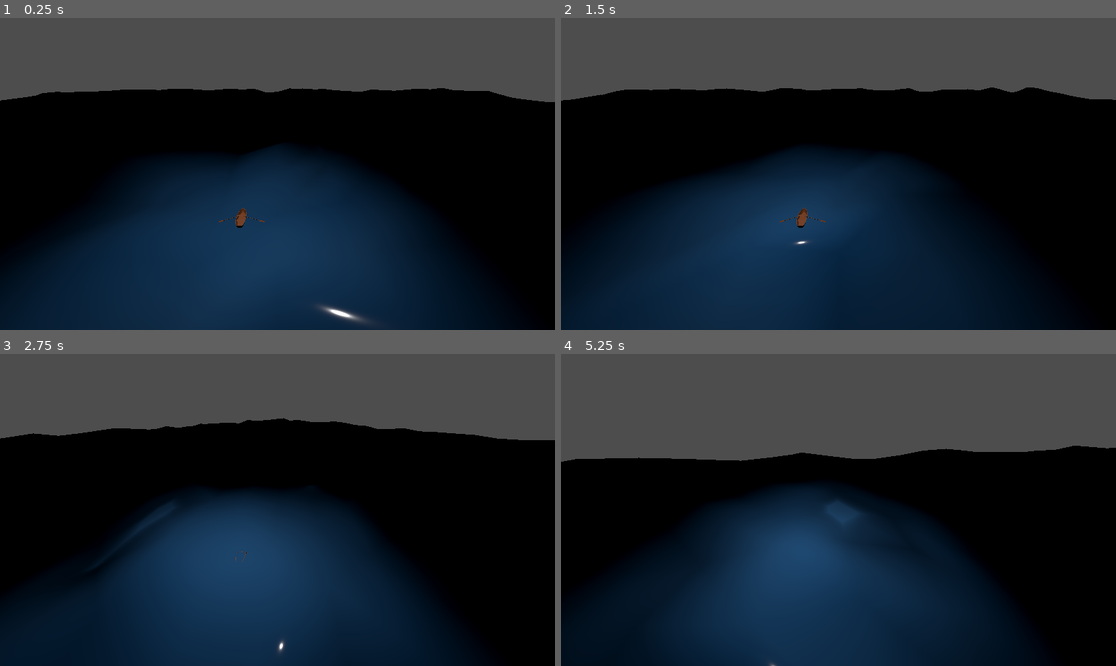
Above: before the commit, frames 1-4 (two rows, left to right).
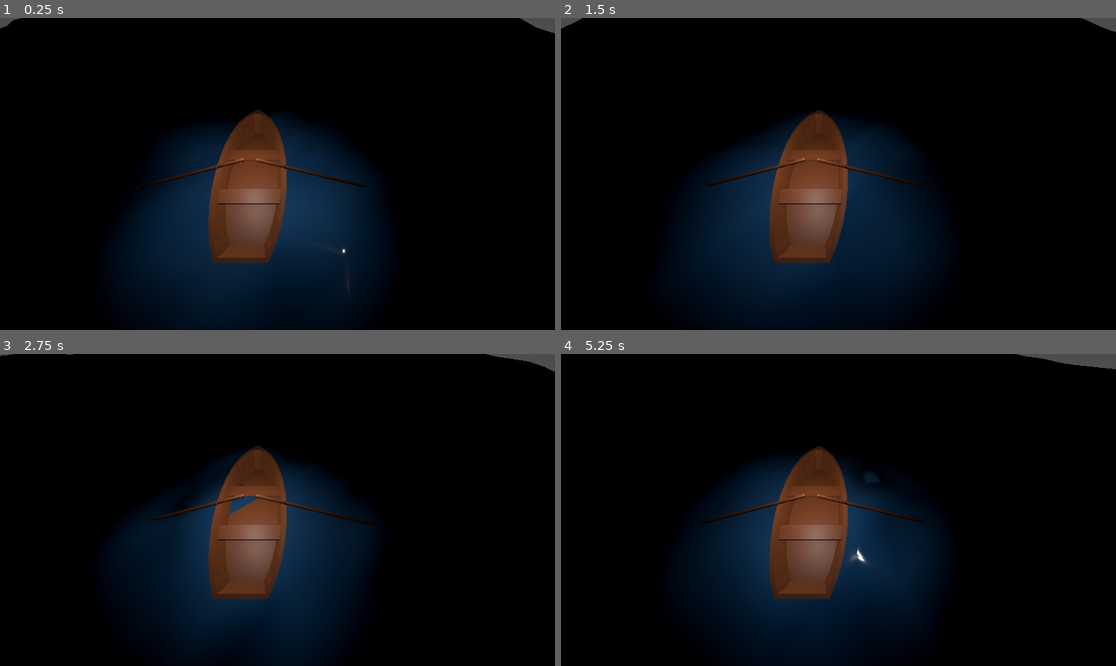
Above: after the commit, the same moments.

Repository: HephaistosForge/AnOdysseyThroughTime
Game: Godot game, scene res://world/ocean/ocean.tscn
The game is run twice, just before and just after one commit, with the same random seed, the same clock (stepped at 60 frames per second) and the same inputs.
Inputs:
- Up to frame 1 (0.25 s): no input
- Up to frame 2 (1.5 s): hold D (turn_right) 0.53-1.28 s; hold S (move_backwards) from 1.28 s (still down)
- Up to frame 3 (2.75 s): release S (move_backwards) at 2.03 s; hold D (turn_right) from 2.03 s (still down)
- Up to frame 4 (5.25 s): release D (turn_right) at 2.78 s; hold W (move_forwards) 2.78-3.53 s; hold Left (turn_left) 3.53-5.03 s; hold S (move_backwards) from 5.03 s (still down)

The runs differ from the first frame. In frame 1, 56% of the frame differs, in the area x 0-100%, y 0-100%; in frame 2, 52%; in frame 3, 55%; in frame 4, 61%.

Commit message:
Add drifting mechanics

Diff:
--- a/entities/ships/ship.gd
+++ b/entities/ships/ship.gd
@@ -1,57 +1,88 @@
 extends CharacterBody3D
 
 # Constants
-var max_acceleration = 1
-var max_speed = 10
-const MAX_TURN_ACCELERATION = .01
-const MAX_TURN_SPEED = .1
-# const MIN_TURNING = 0.1
+const MAX_ACCELERATION = 1
+const ACCELERATION_MULTIPLIER = 0.04
+const MAX_SPEED = 10
+const MAX_TURN_ACCELERATION = 0.01
+const MIN_TURN_ACCELERATION = 0.001  # A sailing boat should have 0, since it cannot turn without speed
+const MAX_TURN_SPEED = 0.05
 
+const FRICTION = 0.01
+const SIDEWAYS_FRICTION_MULTIPLIER = 3
+
+# In radians
+#var direction = 0
 var turn_speed = 0
 var turn_acceleration = 0
+
+# velocity and position is already defined in godot object
 var acceleration = Vector3.ZERO
 
-var const_acceleration = Vector3(0, 0, 0.01)
+# var const_acceleration = Vector3(0, 0, 0.01)
 
 var forward_vec = Vector3(0, 0, -1)
-var direction = 0
+var forward_vec_gloal = Vector3.ZERO
+
 
 var axis = Vector3(0, 1, 0)
 
 func action_strength(name):
 	return Input.get_action_strength(name)
 
+func normalize_vec_with_max(vec, max_val):
+	if vec.length() > max_val:
+		vec = vec.normalized() * max_val
+	return vec
+
+
+#func _draw():
+#	get_parent().draw_line(Vector2.ZERO, Vector2(cos(direction), sin(direction)))
+
+
 func _physics_process(delta: float) -> void:
-	var movement = Vector3(0, 0, -4)
+	var movement = 4 * forward_vec
 
 	acceleration *= 0.9
-	velocity *= 0.99
 	turn_acceleration *= 0.9
-	turn_speed *= 0.94
+
+	forward_vec_gloal = Vector3(cos(rotation.y), 0, sin(rotation.y))
+	$forward_vec.target_position = forward_vec_gloal
+	var velocity_vec_global = velocity.rotated(axis, -rotation.y)
+	$velocity.target_position = velocity_vec_global
+
+	$acceleration.target_position = acceleration * 10
+	var forward_component = abs(velocity_vec_global.normalized().dot(forward_vec))
+	var drift_component = 1 - forward_component
+	var sideways_friction = FRICTION * SIDEWAYS_FRICTION_MULTIPLIER
+	var friction = FRICTION * forward_component + sideways_friction * drift_component
+	velocity *= 1 - friction
+	turn_speed *= 1 - friction
 
 
 
 	var strength = action_strength("move_forwards") - action_strength("move_backwards") * 0.02
-	acceleration.z -= strength / 10
-	acceleration.z = clamp(acceleration.z, -max_acceleration, max_acceleration)
+	acceleration += (forward_vec * strength * ACCELERATION_MULTIPLIER) #.rotated(axis, direction)
+	# acceleration.z = clamp(acceleration.z, -MAX_ACCELERATION, MAX_ACCELERATION)
+	acceleration = normalize_vec_with_max(acceleration, MAX_ACCELERATION)
 	#movement.z -= strength * 20
 
 
 	var raw_turning = action_strength("turn_left") - action_strength("turn_right")
-	turn_acceleration = raw_turning / 500.0 * sqrt(abs(velocity.z))
+	turn_acceleration = raw_turning / 3000.0 * sqrt(abs(velocity.z))
 	turn_acceleration = clamp(turn_acceleration, -MAX_TURN_ACCELERATION, MAX_TURN_ACCELERATION)
 	turn_speed += turn_acceleration
 	turn_speed = clamp(turn_speed, -MAX_TURN_SPEED, MAX_TURN_SPEED)
-	direction += turn_speed
+
+	acceleration = acceleration.rotated(axis, -turn_speed)
+	#direction -= turn_speed / 8
 	rotate(axis, turn_speed)
 	#	movement.x += Input.get_action_strength("move_forwards")
 	#if Input.is_action_pressed("move_backwards"):
 	#	movement.x -= Input.get_action_strength("move_backwards")
 	#var direction = -rotation.angle_to(forward_vec)
-	velocity += acceleration.rotated(axis, direction)
-	#velocity += const_acceleration.rotated(axis, direction)
-	if velocity.length() > max_speed:
-		velocity = velocity.normalized() * max_speed
+	velocity += acceleration.rotated(axis, rotation.y)
+	velocity = normalize_vec_with_max(velocity, MAX_SPEED)
 
 	if movement:
 		#if movement.length() > 1:
--- a/entities/ships/ship.tscn
+++ b/entities/ships/ship.tscn
@@ -7,8 +7,24 @@
 script = ExtResource("1_njju0")
 
 [node name="Camera3D" type="Camera3D" parent="."]
-transform = Transform3D(1, 0, 0, 0, 0.881196, 0.472751, 0, -0.472751, 0.881196, 0.750379, 2.8547, 3.27346)
+transform = Transform3D(1, 0, 0, 0, 0.660447, 0.750872, 0, -0.750872, 0.660447, 0.750379, 5.10537, 3.87269)
 current = true
 
 [node name="rowing_boat" parent="." instance=ExtResource("2_6o7dt")]
-transform = Transform3D(0.1, 0, 0, 0, 0.1, 0, 0, 0, 0.1, 0, 0, 0)
+
+[node name="forward_vec" type="RayCast3D" parent="."]
+transform = Transform3D(1, 0, 0, 0, 1, 0, 0, 0, 1, 0, 1.93302, 0)
+target_position = Vector3(0, 0, -10)
+debug_shape_custom_color = Color(1, 0, 0, 1)
+debug_shape_thickness = 4
+
+[node name="velocity" type="RayCast3D" parent="."]
+transform = Transform3D(1, 0, 0, 0, 1, 0, 0, 0, 1, 0, 1.93302, 0)
+target_position = Vector3(0, 0, -10)
+debug_shape_custom_color = Color(0.411765, 0.462745, 1, 1)
+
+[node name="acceleration" type="RayCast3D" parent="."]
+transform = Transform3D(1, 0, 0, 0, 1, 0, 0, 0, 1, 0, 1.93302, 0)
+target_position = Vector3(0, 0, -10)
+debug_shape_custom_color = Color(0, 0.643137, 0.298039, 1)
+debug_shape_thickness = 4
Not shown: 1 places in world/ocean/ocean.tscn that only renumber resources
